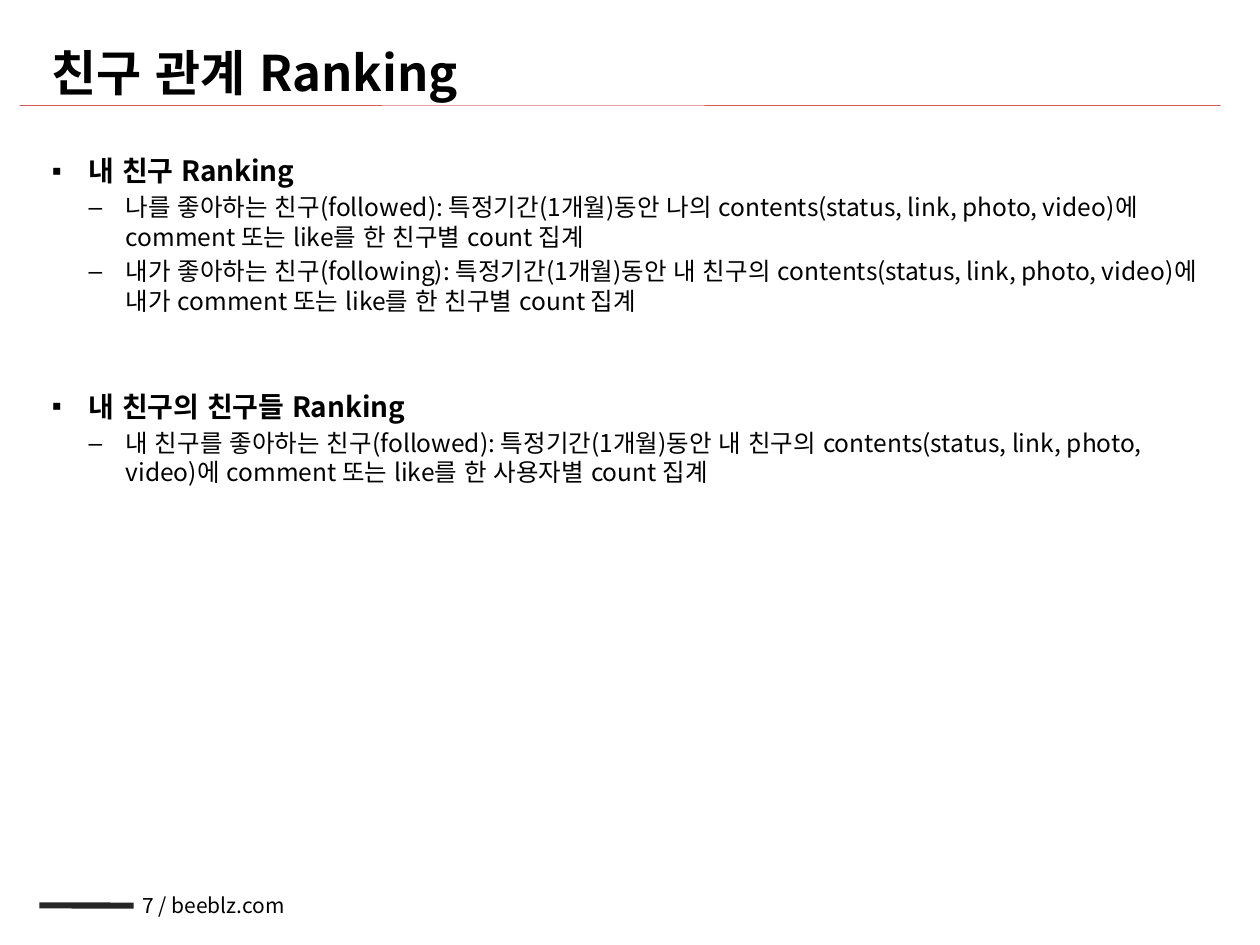
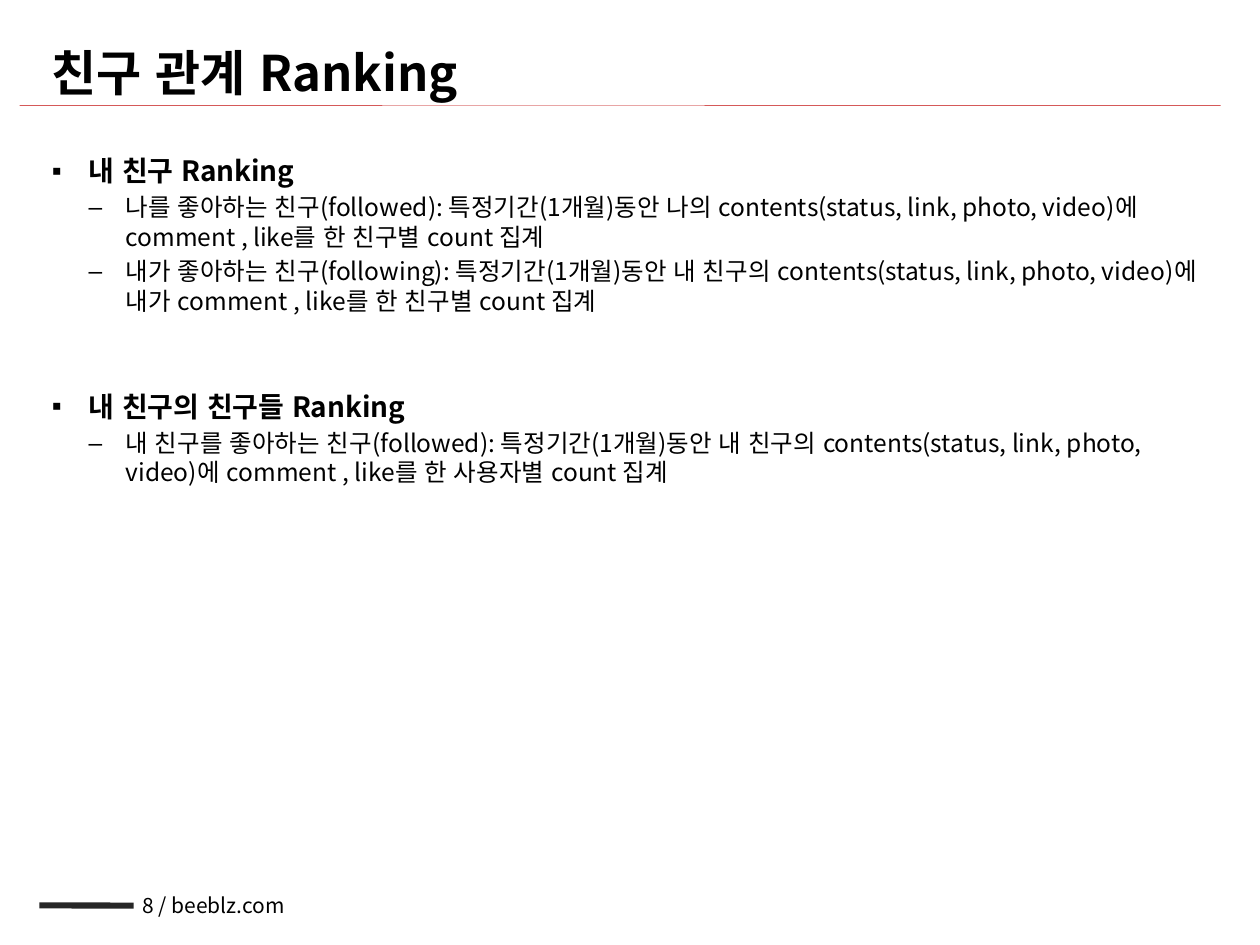
Before and after one commit to NathanaelFebrianto/sonya, a slide deck: slide 8 of beeblz/beeblz-facebook/doc/facebook_sna_v0.1_20101216_배영규.pptx (slide 7 before the commit). Drawn at 1260x945 pixels with LibreOffice and Linux fonts; fonts in the diff are those of the drawing. Boxes give left, top, right and bottom in pixels: in the first picture for what was removed or moved away, otherwise in the second. Text is boxed around its words. In the diff, an @@ line names an element or a change of style, - is before the commit and + after.

```diff
--- a/beeblz/beeblz-facebook/doc/facebook_sna_v0.1_20101216_배영규.pptx
+++ b/beeblz/beeblz-facebook/doc/facebook_sna_v0.1_20101216_배영규.pptx
@@ text at (126, 195, 1197, 312): text changed @@
-  – 나를 좋아하는 친구(followed): 특정기간(1개월)동안 나의 contents(status, link, photo, video)에 comment 또는 like를 한 친구별 count 집계
-  – 내가 좋아하는 친구(following): 특정기간(1개월)동안 내 친구의 contents(status, link, photo, video)에 내가 comment 또는 like를 한 친구별 count 집계
+  – 나를 좋아하는 친구(followed): 특정기간(1개월)동안 나의 contents(status, link, photo, video)에 comment , like를 한 친구별 count 집계
+  – 내가 좋아하는 친구(following): 특정기간(1개월)동안 내 친구의 contents(status, link, photo, video)에 내가 comment , like를 한 친구별 count 집계
@@ text at (126, 431, 1142, 486): text changed @@
-  – 내 친구를 좋아하는 친구(followed): 특정기간(1개월)동안 내 친구의 contents(status, link, photo, video)에 comment 또는 like를 한 사용자별 count 집계
+  – 내 친구를 좋아하는 친구(followed): 특정기간(1개월)동안 내 친구의 contents(status, link, photo, video)에 comment , like를 한 사용자별 count 집계
@@ page number at (143, 896, 285, 914): text changed @@
-7 / beeblz.com
+8 / beeblz.com
```
Also in this commit, not shown: 1 other slide changed, 9 slides added.
